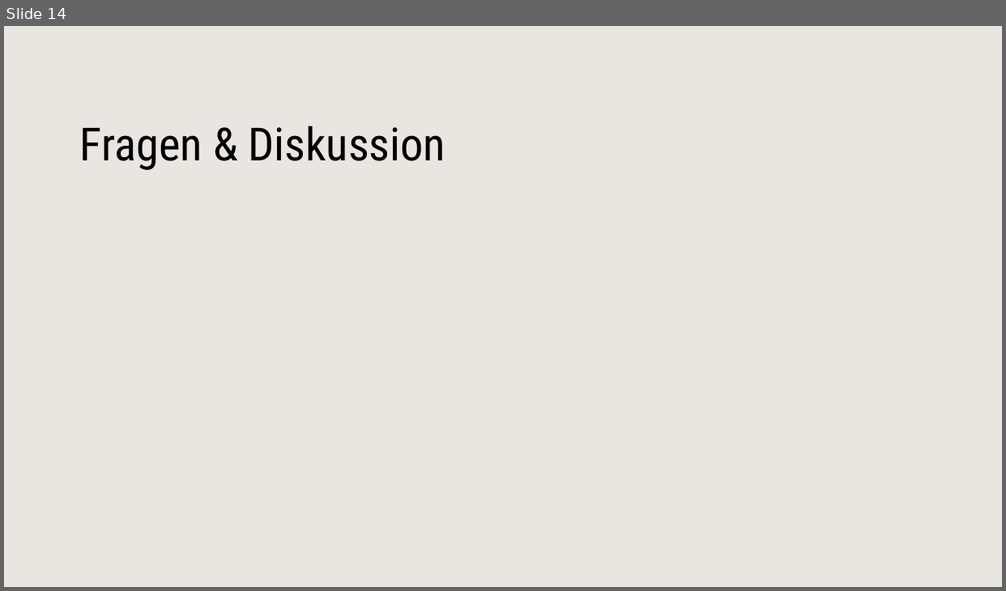
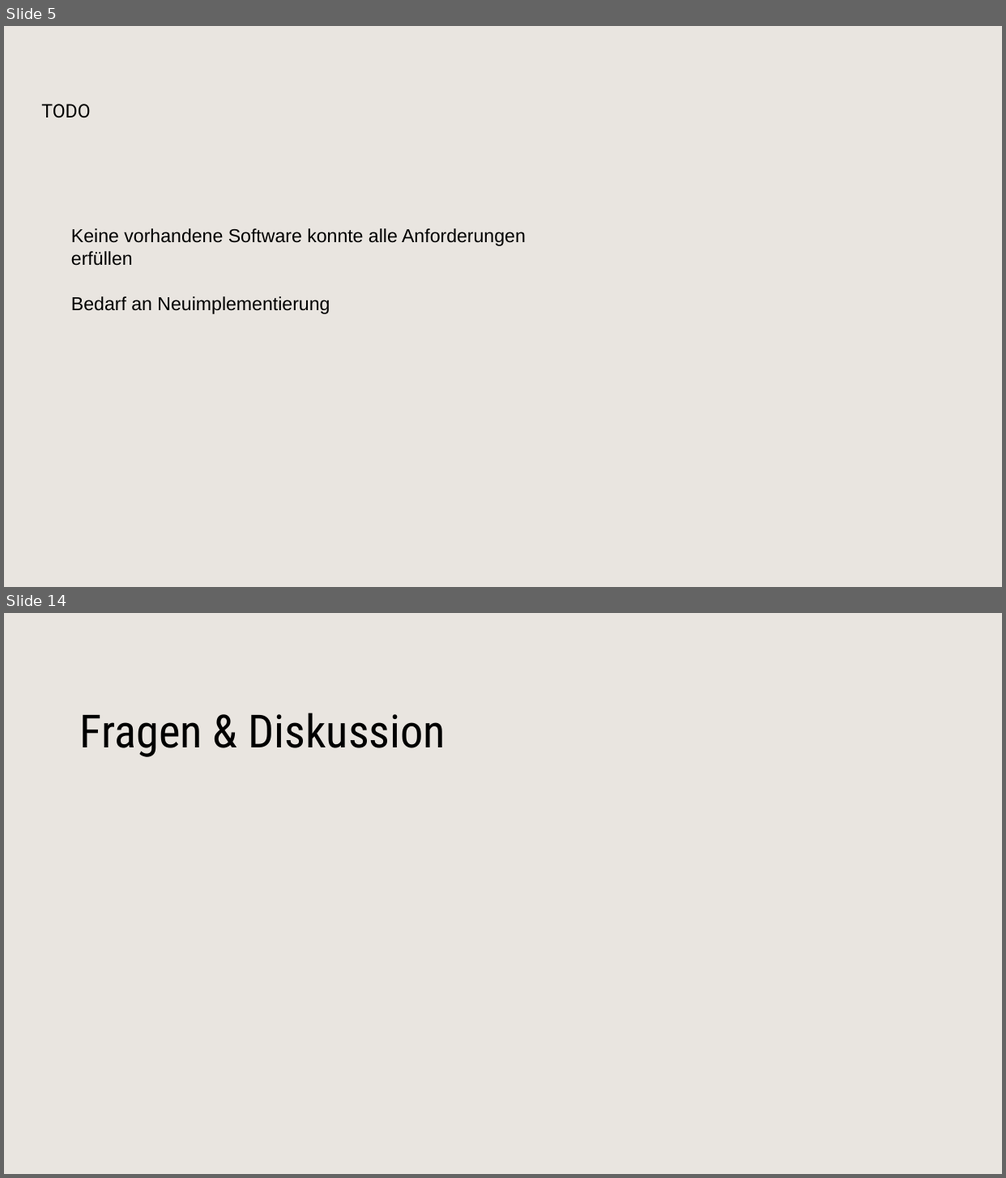
Before and after one commit to ZhRaL/MilitaryIdleGame, a slide deck: Skizzen/verteidigunspräsi.pptx. Shown one above the other, each under a label of ours: slide 14 before the commit, slides 5 and 14 after it; the slides between them are not shown. The pictures are 1006x591 and 1006x1178 pixels, drawn with LibreOffice and Linux fonts; fonts in the diff are those of the drawing; background and template pictures are left out. Boxes give left, top, right and bottom in pixels: in the first picture for what was removed or moved away, otherwise in the second. Text is boxed around its words. In the diff, an @@ line names an element or a change of style, - is before the commit and + after.

```diff
--- a/Skizzen/verteidigunspräsi.pptx
+++ b/Skizzen/verteidigunspräsi.pptx
@@ slide 5 added at (x1=4, y1=26, x2=1002, y2=587), background #FFFFFF; not listed: 1 template element that a slide beside it also shows @@
@@ text added at (x1=41, y1=104, x2=90, y2=118), 18 pt, text #000000 @@
+TODO
@@ text added at (x1=71, y1=228, x2=526, y2=314), 18 pt, text #000000 @@
+Keine vorhandene Software konnte alle Anforderungen erfüllen
+Bedarf an Neuimplementierung
```
Also in this commit, not shown: 3 slides changed, 9 other slides added, 10 slides removed, 13 other files.
